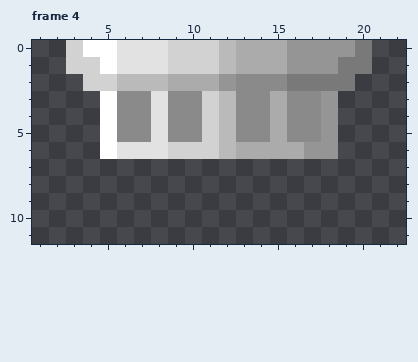
A pixel-art file gets an edit: Assets/Aseprites/FireItem.aseprite. Above, as it was before the edit.
24x24 pixels, 6 frames. Colours within 5 levels of each other are drawn and written as one. Shown: frame 4: x 1..22, y 0..11. The commit also changed other frames, which this record leaves out.
After the commit:
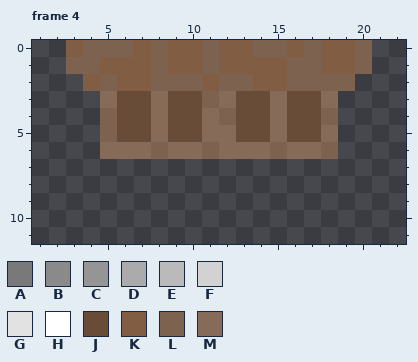
Palette (. is transparent): A #797979  B #8a8a8a  C #959595  D #ababab  E #bababa  F #d2d2d2  G #e2e2e2  H #ffffff  J #694c37  K #815d43  L #7d6250  M #866b58
The exact change:
Changed rows in their new state; - is an unchanged pixel.
Frame 4:
first column x 3:
 0 KLLLKLKKLKKLLKLKKL
 1 LLKKKLKKLKKKKLLKKL
 2 -KLKKLLLKLLKKLLLL-
 3 --MJJMJJLMJJMJJM--
 4 --LJJMJJMLJJMJJL--
 5 --LJJMJJMMJJMJJM--
 6 --MMMLMMLMMMLMML--
